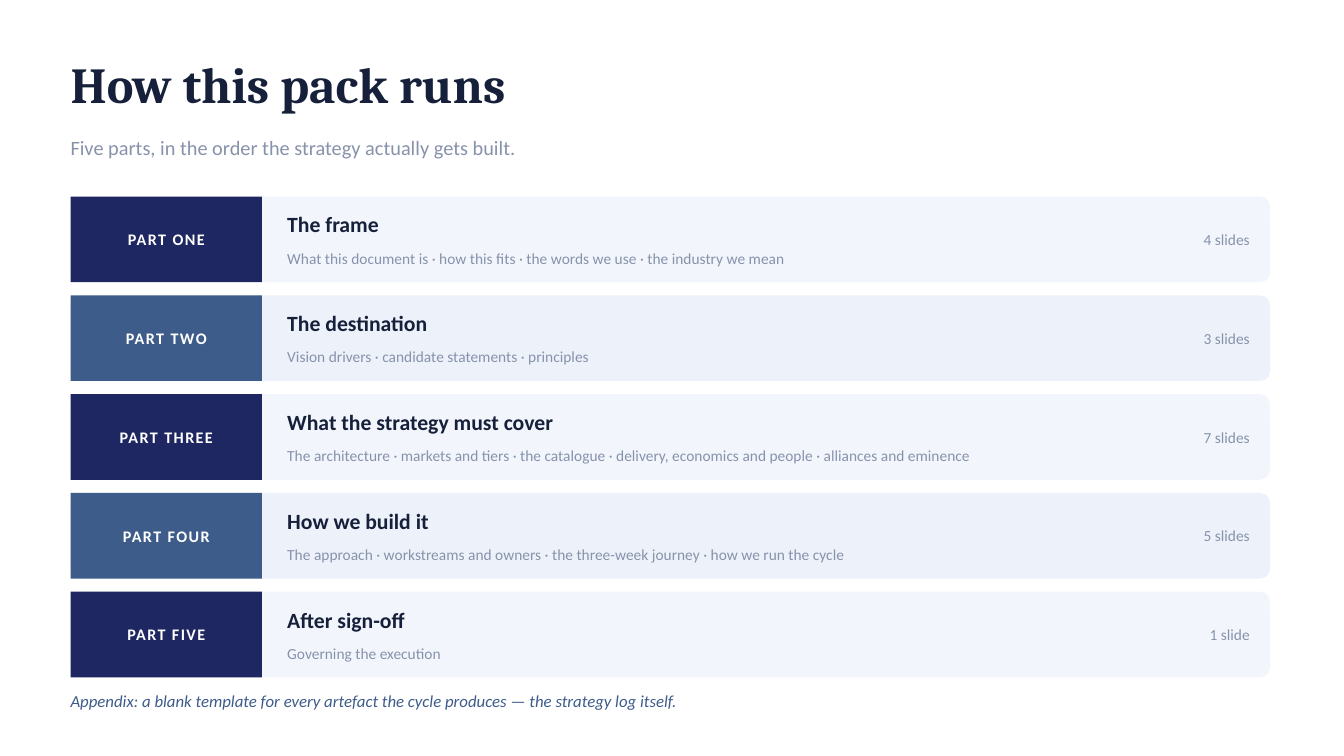
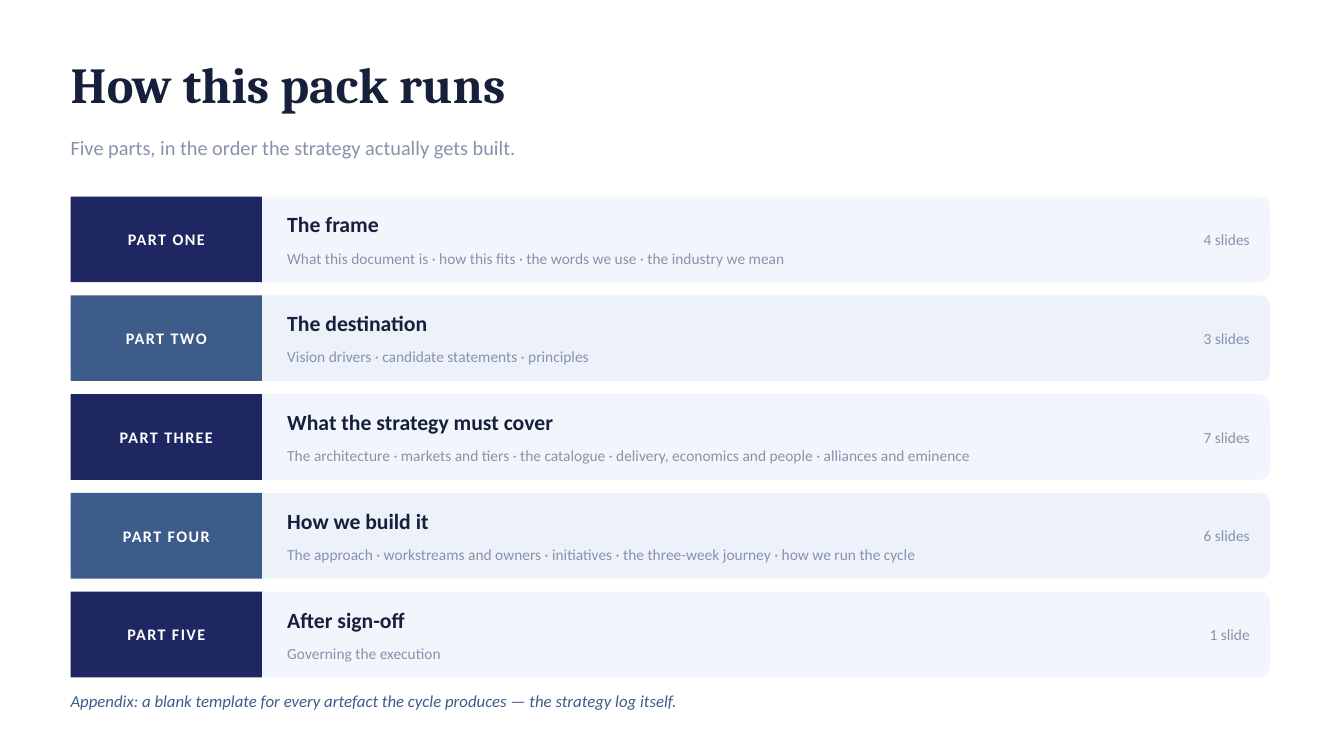
Before and after one commit to dhajjar-cyber/bae, a slide deck: slide 2 of FSI strategy/EAI&D-FSI-Strategy-Development-Plan.pptx. Drawn at 1344x756 pixels with LibreOffice and Linux fonts; fonts in the diff are those of the drawing. Boxes give left, top, right and bottom in pixels: in the first picture for what was removed or moved away, otherwise in the second. Text is boxed around its words. In the diff, an @@ line names an element or a change of style, - is before the commit and + after.

```diff
--- a/FSI strategy/EAI&D-FSI-Strategy-Development-Plan.pptx
+++ b/FSI strategy/EAI&D-FSI-Strategy-Development-Plan.pptx
@@ text at (1204, 530, 1250, 541): text changed @@
-5 slides
+6 slides
@@ text at (287, 549, 915, 563): text changed @@
-The approach · workstreams and owners · the three-week journey · how we run the cycle
+The approach · workstreams and owners · initiatives · the three-week journey · how we run the cycle
```
Also in this commit, not shown: 3 other slides changed, 2 slides added, 2 other files.
